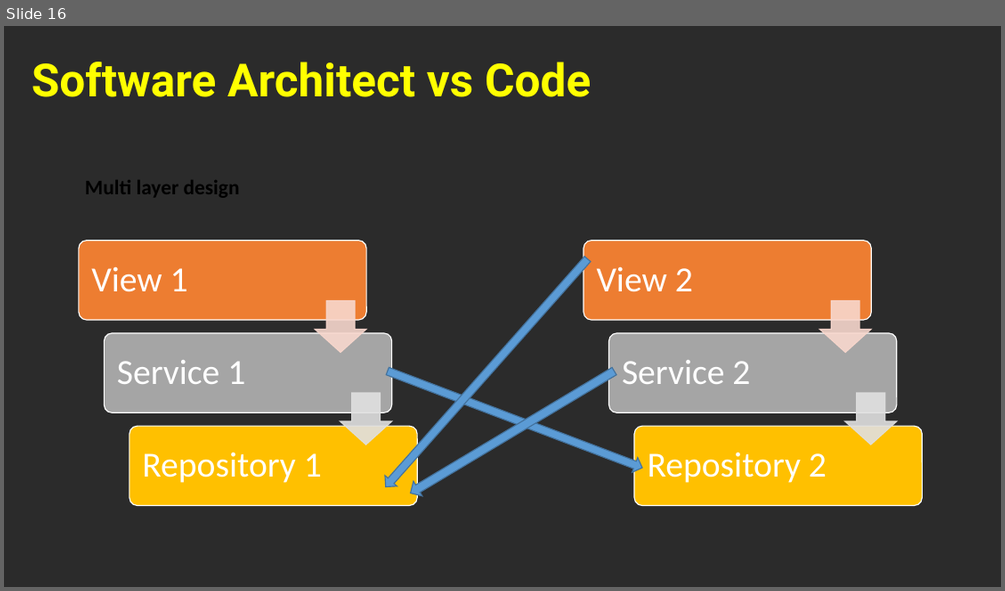
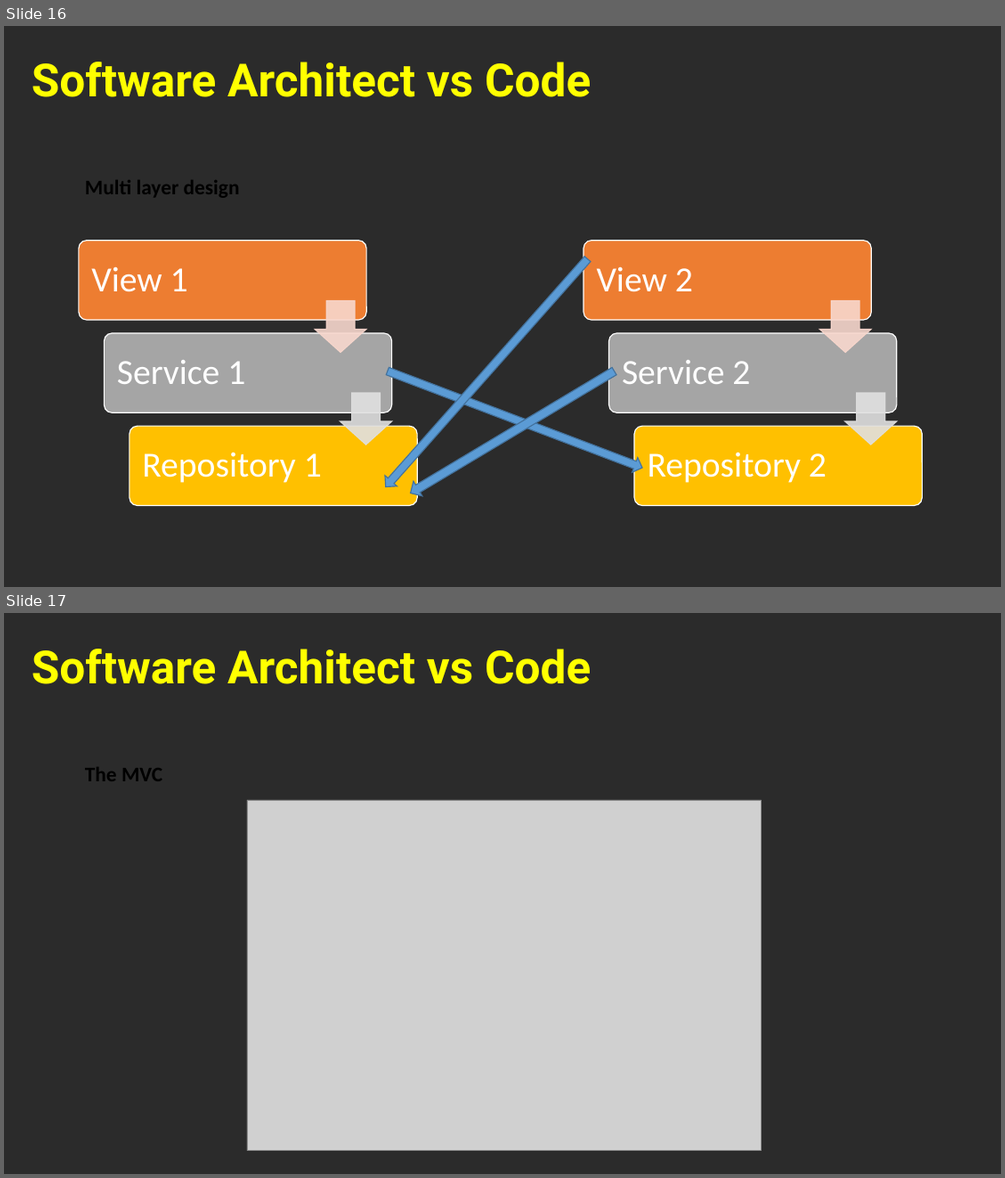
Before and after one commit to cfclick/CFSummit2016, a slide deck: powerpoint/architect/Crafting CF App Like An Architect.pptx. Shown one above the other, each under a label of ours: slide 16 before the commit, slides 16 and 17 after it. The pictures are 1005x591 and 1005x1178 pixels, drawn with LibreOffice and Linux fonts; fonts in the diff are those of the drawing; grey boxes stand for pictures; background and template pictures are left out; a plain dark background stands for a picture behind light text. Boxes give left, top, right and bottom in pixels: in the first picture for what was removed or moved away, otherwise in the second. Text is boxed around its words. In the diff, an @@ line names an element or a change of style, - is before the commit and + after.

Commit message:
work in progress architect03

```diff
--- a/powerpoint/architect/Crafting CF App Like An Architect.pptx
+++ b/powerpoint/architect/Crafting CF App Like An Architect.pptx
@@ slide 17 added at [4, 613, 1001, 1174], background picture (left out) @@
@@ text added at [32, 649, 591, 684], 44 pt, text #FFFF00, bold @@
+Software Architect vs Code
@@ text added at [85, 767, 162, 781], 20 pt, text #000000, bold @@
+The MVC
@@ picture added at [247, 800, 761, 1151] @@
```
Also in this commit, not shown: 6 slides changed, 12 other files.
